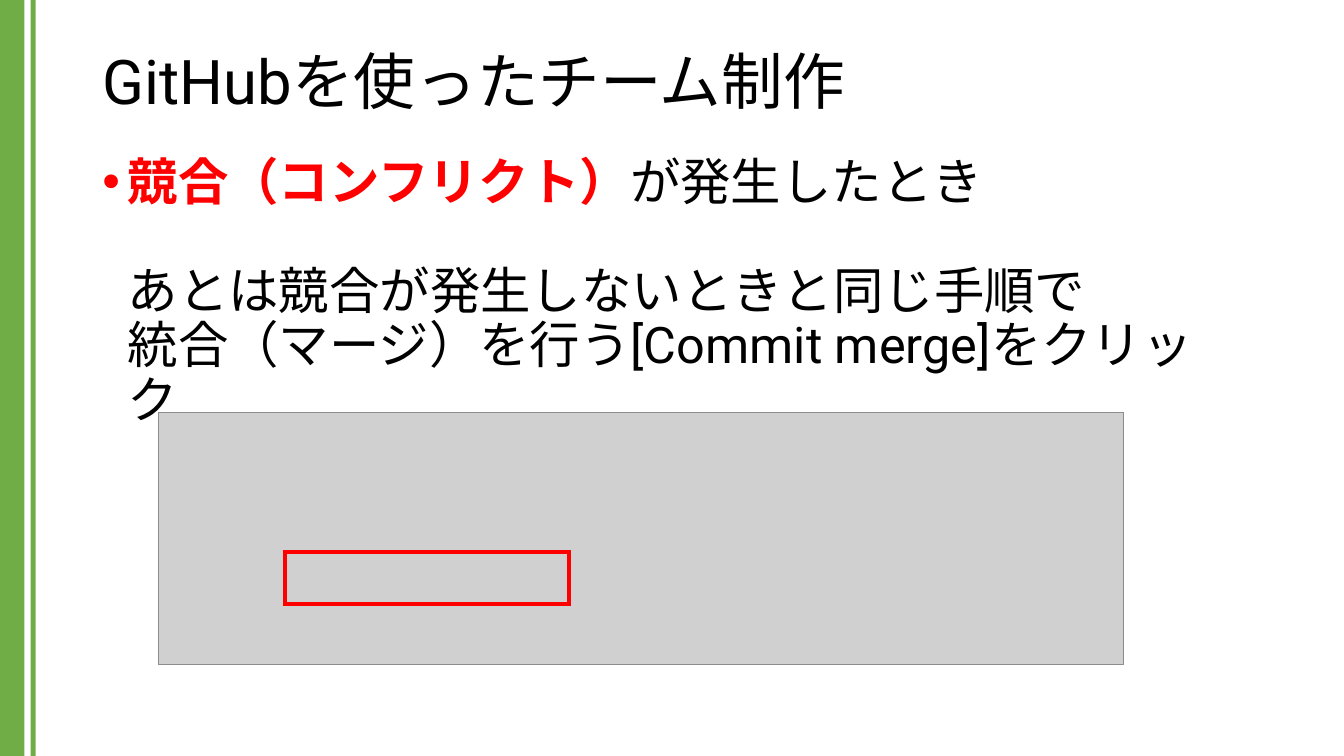
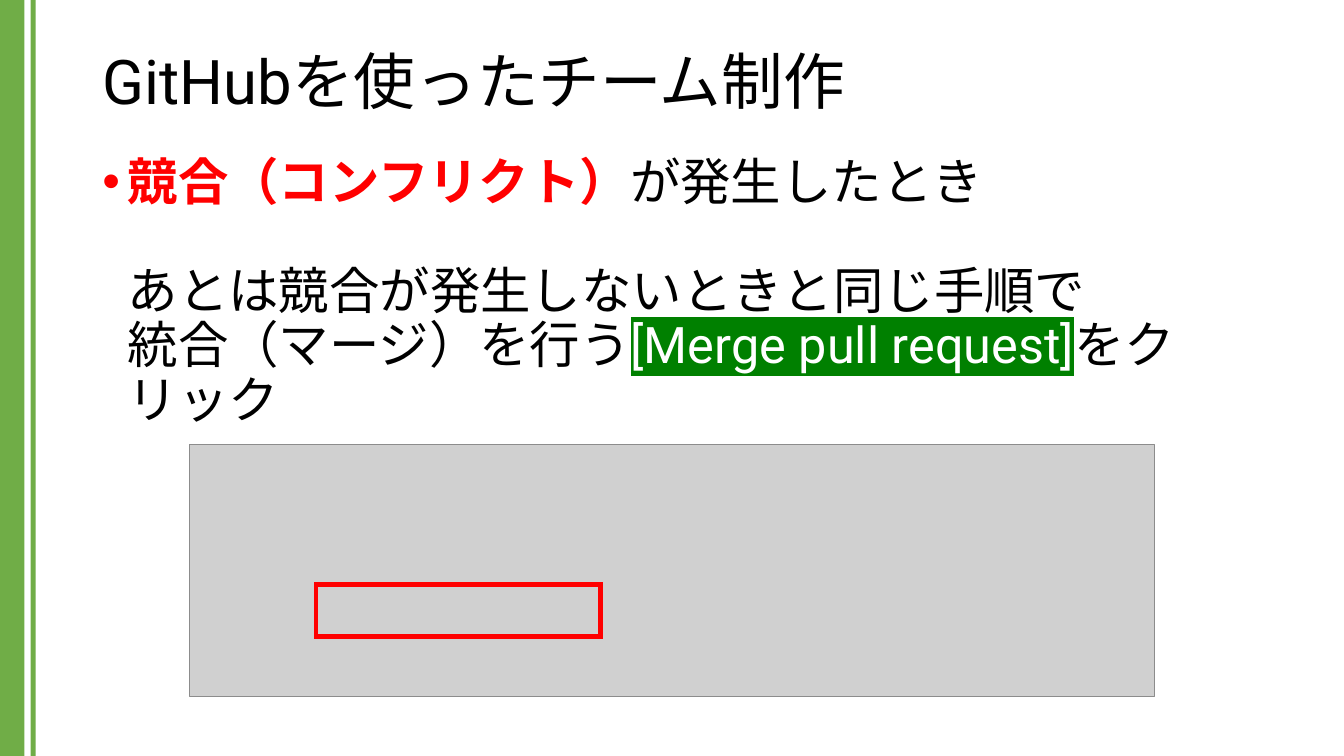
Before and after one commit to kic-murata/cpp2024, a slide deck: slide 52 of 授業資料/GitHubを用いたチーム制作.pptx. Drawn at 1344x756 pixels with LibreOffice and Linux fonts; fonts in the diff are those of the drawing; grey boxes stand for pictures. Boxes give left, top, right and bottom in pixels: in the first picture for what was removed or moved away, otherwise in the second. Text is boxed around its words. In the diff, an @@ line names an element or a change of style, - is before the commit and + after.

```diff
--- a/授業資料/GitHubを用いたチーム制作.pptx
+++ b/授業資料/GitHubを用いたチーム制作.pptx
@@ text at (128,156,1175,422): text changed @@
-• 競合（コンフリクト）が発生したとき
-  あとは競合が発生しないときと同じ手順で
-  統合（マージ）を行う[Commit merge]をクリック
+• 競合（コンフリクト）が発生したとき
+  あとは競合が発生しないときと同じ手順で
+  統合（マージ）を行う[Merge pull request]をクリック
@@ picture: place and size @@
-picture at (158,412,1123,664)
+picture at (190,445,1154,697)
@@ rectangle: place and size @@
-rectangle at (285,553,570,605)
+rectangle at (317,585,601,637)
```
Also in this commit, not shown: 23 other slides changed, 1 slide added, 1 other file.
